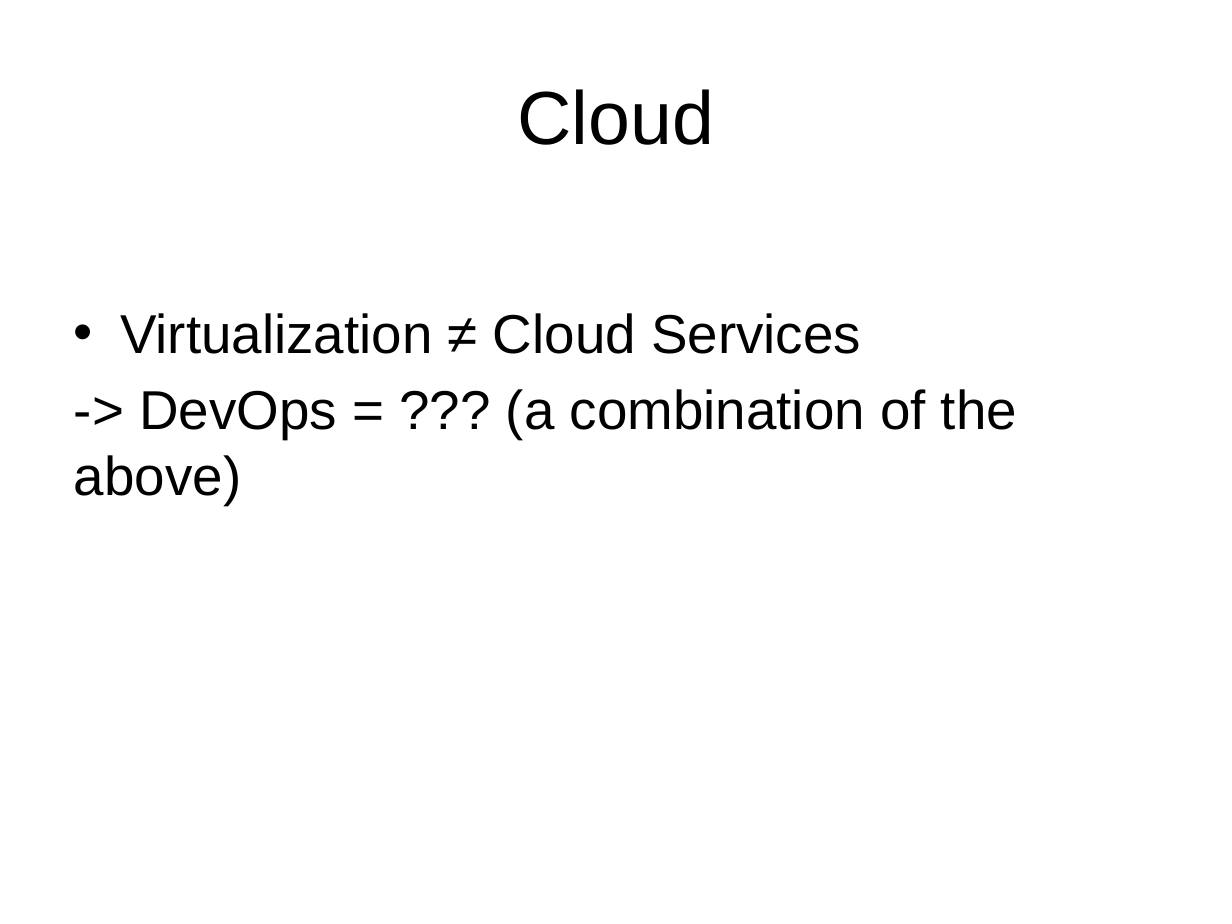
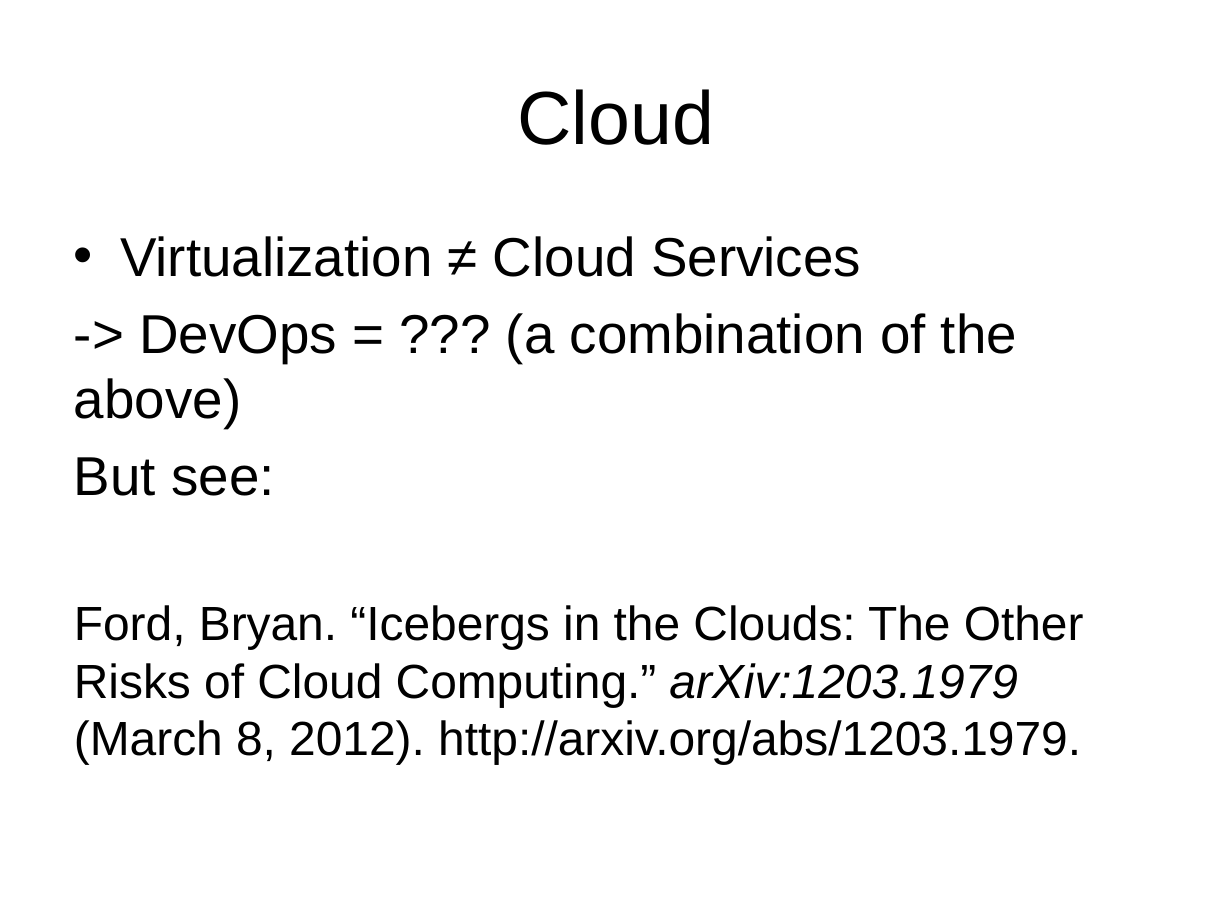
Before and after one commit to acgetchell/Presentations, a slide deck: slide 8 of TIF-Ignite.pptx. Drawn at 1232x924 pixels with LibreOffice and Linux fonts; fonts in the diff are those of the drawing; background and template pictures are left out. Boxes give left, top, right and bottom in pixels: in the first picture for what was removed or moved away, otherwise in the second. Text is boxed around its words. In the diff, an @@ line names an element or a change of style, - is before the commit and + after.

```diff
--- a/TIF-Ignite.pptx
+++ b/TIF-Ignite.pptx
@@ text at bbox=[74, 457, 1084, 764]: paragraphs added @@
+But see:
+Ford, Bryan. “Icebergs in the Clouds: The Other Risks of Cloud Computing.” arXiv:1203.1979 (March 8, 2012). http://arxiv.org/abs/1203.1979.
```
Also in this commit, not shown: 4 other slides changed, 2 slides added, 4 other files.
